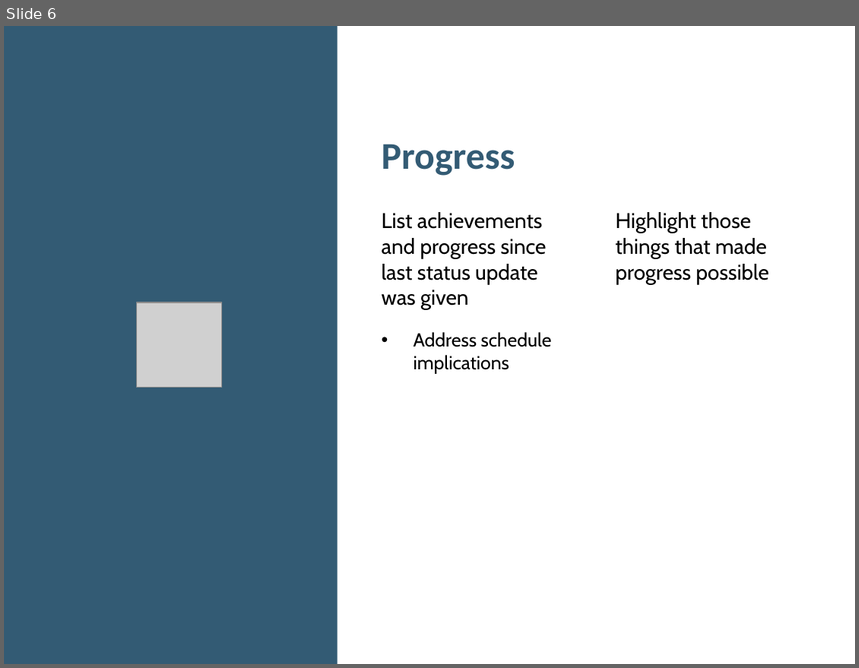
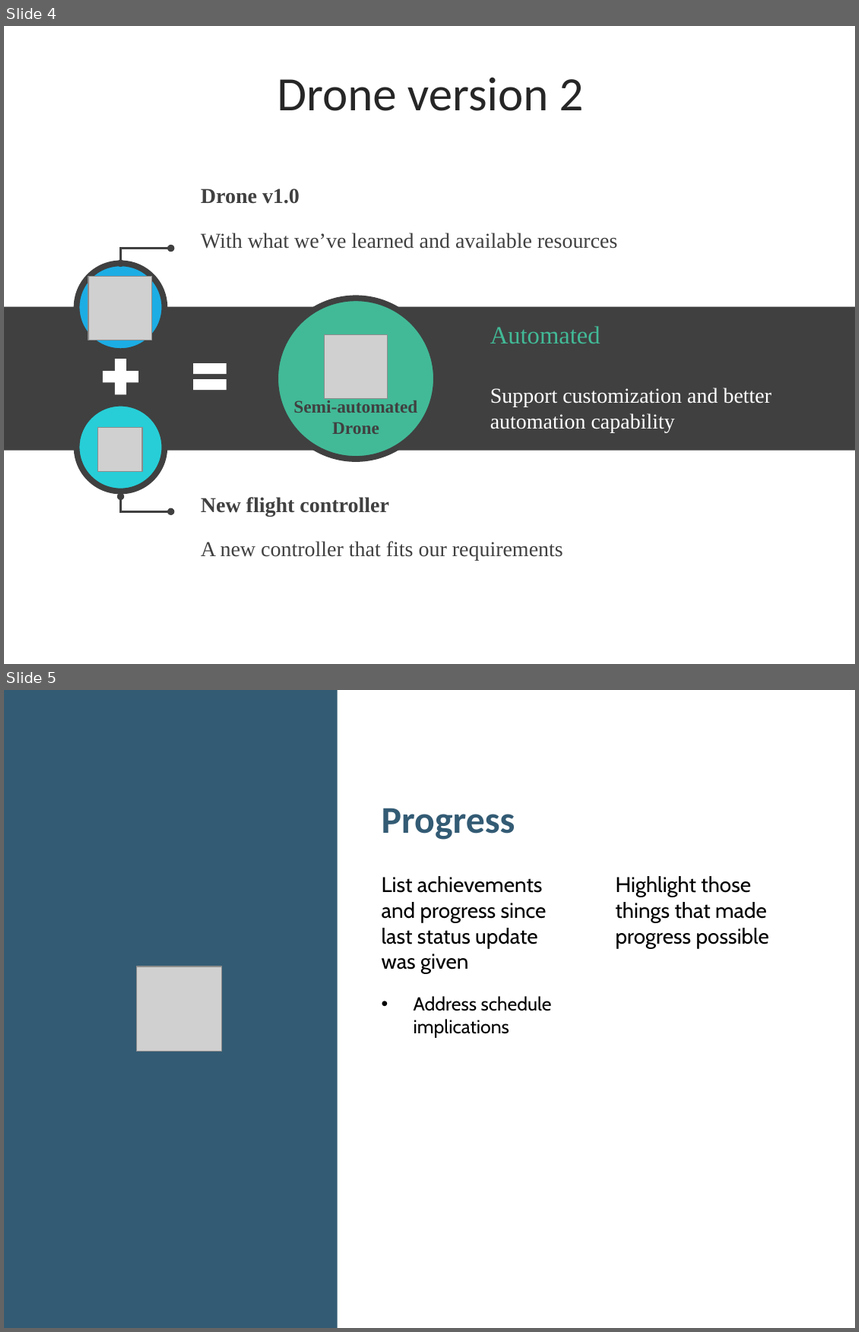
Before and after one commit to 1659012/RnD16Bit, a slide deck: Presentation/Project Status.pptx. Shown one above the other, each under a label of ours: slide 6 before the commit, slides 4 and 5 after it. The pictures are 859x668 and 859x1332 pixels, drawn with LibreOffice and Linux fonts; fonts in the diff are those of the drawing; grey boxes stand for pictures; background and template pictures are left out. Boxes give left, top, right and bottom in pixels: in the first picture for what was removed or moved away, otherwise in the second. Text is boxed around its words. In the diff, an @@ line names an element or a change of style, - is before the commit and + after.

Commit message:
Powerpoint + Resources

```diff
--- a/Presentation/Project Status.pptx
+++ b/Presentation/Project Status.pptx
@@ slide 4 added at [4, 26, 855, 664], background picture (left out) @@
@@ text added at [277, 77, 584, 111], 40.5 pt, text #262626 @@
+Drone version 2
@@ text added at [201, 189, 300, 204], 18 pt, text #404040, bold @@
+Drone v1.0
@@ elbow double arrow added from (171, 248) to (120, 263), #404040 2 pt @@
@@ text added at [201, 233, 618, 249], 18 pt, text #404040 @@
+With what we’ve learned and available resources
@@ ellipse added at [76, 263, 164, 351], fill #1CADE4, outline #404040 5 pt @@
@@ picture added at [88, 276, 152, 340] @@
@@ ellipse added at [275, 298, 436, 459], fill #42BA97, outline #404040 5 pt @@
@@ rectangle added at [4, 307, 855, 451], fill #404040 @@
@@ picture added at [324, 335, 388, 399] @@
@@ text added at [490, 326, 601, 344], 21 pt, text #42BA97 @@
+Automated
@@ plus sign added at [96, 353, 145, 401], fill #FFFFFF @@
@@ math equal added at [187, 354, 232, 400], fill #FFFFFF @@
@@ text added at [490, 388, 772, 433], 18 pt, text #FFFFFF @@
+Support customization and better automation capability
@@ ellipse added at [76, 404, 164, 492], fill #27CED7, outline #404040 5 pt @@
@@ text added at [294, 398, 417, 434], 15 pt, text #404040, bold @@
+Semi-automated
+Drone
@@ picture added at [98, 428, 143, 472] @@
@@ elbow double arrow added from (171, 512) to (120, 496), #404040 2 pt @@
@@ text added at [201, 497, 389, 516], 18 pt, text #404040, bold @@
+New flight controller
@@ text added at [201, 541, 563, 561], 18 pt, text #404040 @@
+A new controller that fits our requirements
@@ what was slide 6 is now slide 5 @@
```
Also in this commit, not shown: 1 slide changed, 2 other slides added, 4 slides removed, 22 other files.
